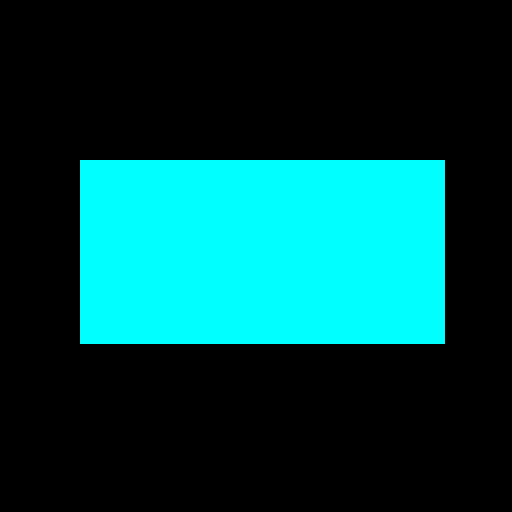
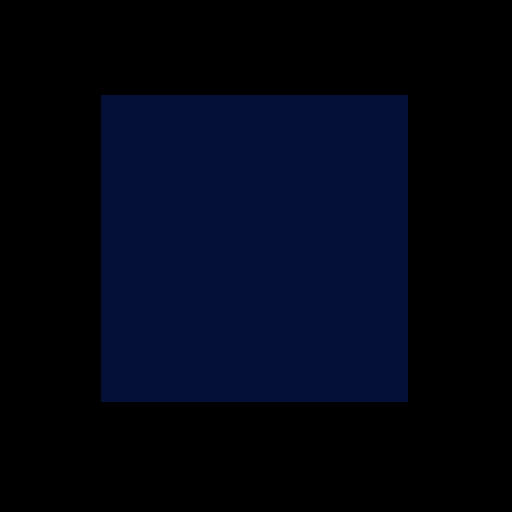
Layered file, before and after one edit (512x512). Changes by layer:
added layer "Carre" above "Cercle" over [101, 95, 408, 402]
hid "Rectangle", painted on it over [80, 160, 445, 344]
